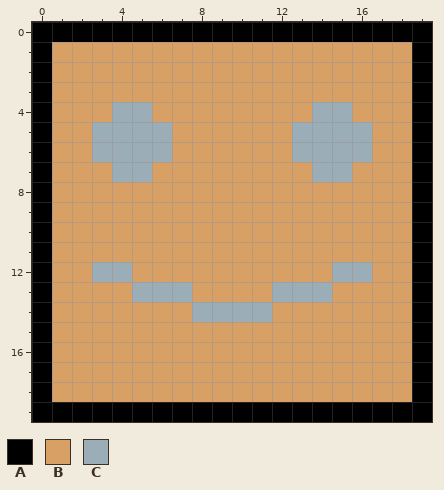
Two states of a pixel-art file, Assets/_Game/Art/block1.aseprite. Above is the file before it was changed.
20x20 pixels, 1 frame.
Palette (. is transparent): A #000000  B #d9a066  C #9badb7
After the commit:
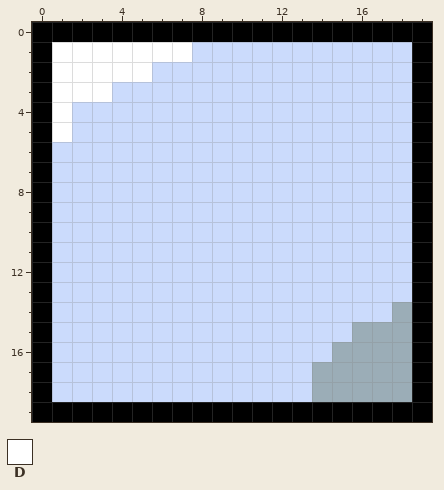
Colours new in this view: D #ffffff
Message: added blocks spawner
Difference:
@@ palette @@
-B #d9a066
+B #cbdbfc
@@ x 0..19 @@
  0 AAAAAAAAAAAAAAAAAAAA
- 1 ABBBBBBBBBBBBBBBBBBA
- 2 ABBBBBBBBBBBBBBBBBBA
- 3 ABBBBBBBBBBBBBBBBBBA
- 4 ABBBCCBBBBBBBBCCBBBA
- 5 ABBCCCCBBBBBBCCCCBBA
- 6 ABBCCCCBBBBBBCCCCBBA
- 7 ABBBCCBBBBBBBBCCBBBA
+ 1 ADDDDDDDBBBBBBBBBBBA
+ 2 ADDDDDBBBBBBBBBBBBBA
+ 3 ADDDBBBBBBBBBBBBBBBA
+ 4 ADBBBBBBBBBBBBBBBBBA
+ 5 ADBBBBBBBBBBBBBBBBBA
+ 6 ABBBBBBBBBBBBBBBBBBA
+ 7 ABBBBBBBBBBBBBBBBBBA
  8 ABBBBBBBBBBBBBBBBBBA
@@ x 0..19 @@
 11 ABBBBBBBBBBBBBBBBBBA
-12 ABBCCBBBBBBBBBBCCBBA
-13 ABBBBCCCBBBBCCCBBBBA
-14 ABBBBBBBCCCCBBBBBBBA
-15 ABBBBBBBBBBBBBBBBBBA
-16 ABBBBBBBBBBBBBBBBBBA
-17 ABBBBBBBBBBBBBBBBBBA
-18 ABBBBBBBBBBBBBBBBBBA
+12 ABBBBBBBBBBBBBBBBBBA
+13 ABBBBBBBBBBBBBBBBBBA
+14 ABBBBBBBBBBBBBBBBBCA
+15 ABBBBBBBBBBBBBBBCCCA
+16 ABBBBBBBBBBBBBBCCCCA
+17 ABBBBBBBBBBBBBCCCCCA
+18 ABBBBBBBBBBBBBCCCCCA
 19 AAAAAAAAAAAAAAAAAAAA
Pixel boxes of the changes (left, top, right, bottom) in both pictures:
changed: (52, 42, 412, 402)
